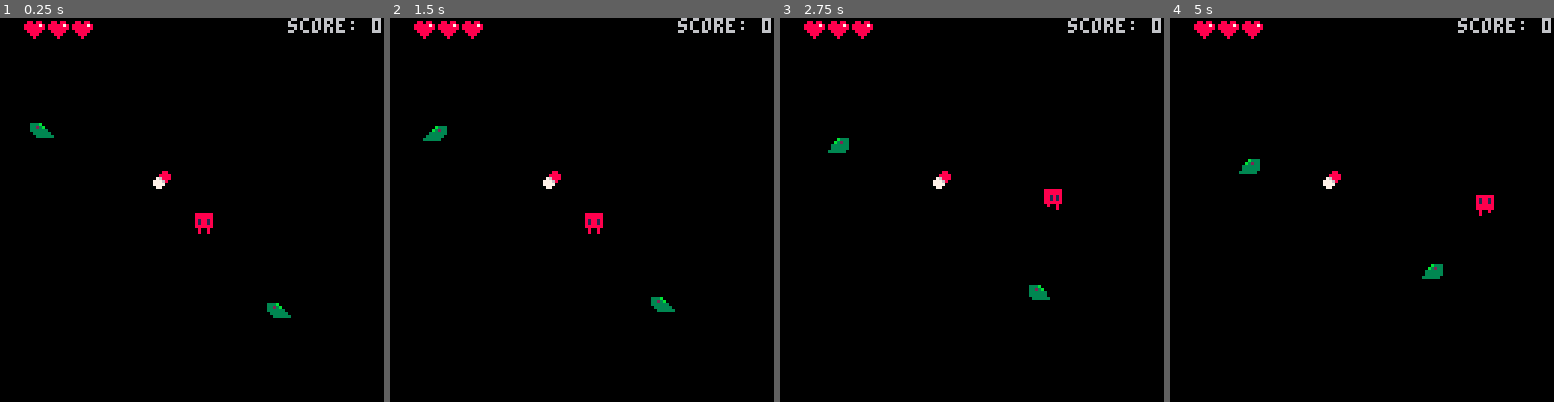
Above: before the commit, frames 1-4 (left to right).
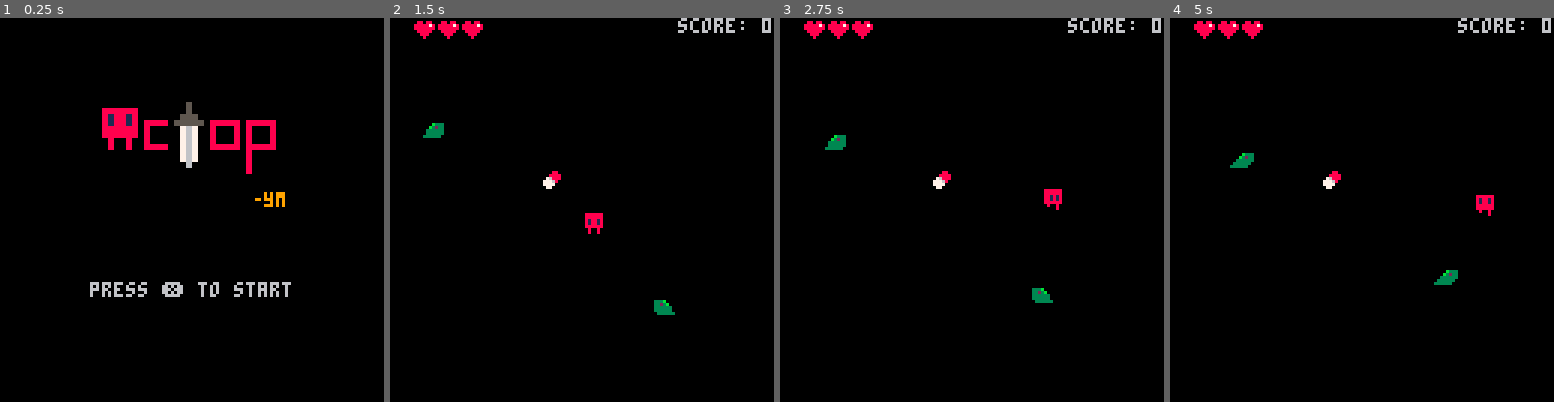
Above: after the commit, the same moments.

Repository: yuxiaomao/pico8-actop
Game: PICO-8 cartridge actop.p8
The game is run twice, just before and just after one commit, with the same random seed, the same clock (stepped at 60 frames per second) and the same inputs.
Inputs:
- Up to frame 1 (0.25 s): no input
- Up to frame 2 (1.5 s): tap X (X key) at 0.33, 1.07 s; tap O (Z key) at 0.7 s
- Up to frame 3 (2.75 s): hold Right 1.6-2.1 s; tap O (Z key) at 1.7, 2.1, 2.5 s; tap X (X key) at 1.85 s; hold Up 2.15-2.42 s; hold Right from 2.47 s (still down)
- Up to frame 4 (5 s): tap O (Z key) every 0.4 s from 2.9 to 4.9 s; tap X (X key) at 2.97, 4.08 s; release Right at 3.03 s; hold Left 3.08-3.58 s; hold Down 3.63-3.97 s; hold Right 4.02-4.68 s; hold Up from 4.73 s (still down)

The runs differ from the first frame. In frame 1, 5.2% of the frame differs, in the area x 6-100%, y 0-79%; in frame 2, 0.2%; in frame 3, 0.3%; in frame 4, 0.6%.

Commit message:
Menu: add menu with a simple logo and start button

Diff:
--- a/actop.p8
+++ b/actop.p8
@@ -20,20 +20,32 @@
 k_atk=5
 
 function _init()
+  _initmenu()
+  _update=_updatemenu
+  _draw=_drawmenu
+end
+
+function _startlevel()
+  _initlevel()
+  _update=_updatelevel
+  _draw=_drawlevel
+end
+
+function _initlevel()
   g_frames=0
   item_manager.init()
   enemy_manager.init()
   player.init(g_player)
 end
 
-function _update()
+function _updatelevel()
   g_frames=(g_frames+1)%30
   item_manager.update()
   enemy_manager.update()
   player.update(g_player)
 end
 
-function _draw()
+function _drawlevel()
   cls()
   item_manager.draw()
   enemy_manager.draw()
@@ -346,40 +358,86 @@
   return {x=x,y=y}
 end
 
-…(37 lines of a section not shown)…
+-->8
+-- menu
+
+function _initmenu()
+end
+
+function _updatemenu()
+  if (btnp(5)) then
+    _startlevel()
+  end
+end
+
+function _drawmenu()
+  cls()
+  local titlex=32
+  local titley=24
+  -- draw title
+  sspr(96,32,32,16,titlex,titley,64,32)
+  sspr(112,48,16,8,titlex+48,titley+32)
+  -- draw menu item
+  print("press ❎ to start",titlex-2,titley+64)
+end
+…(61 lines of a section not shown)…
Not shown, changed: 28 lines of the sprite sheet (__gfx__) section of actop.p8
